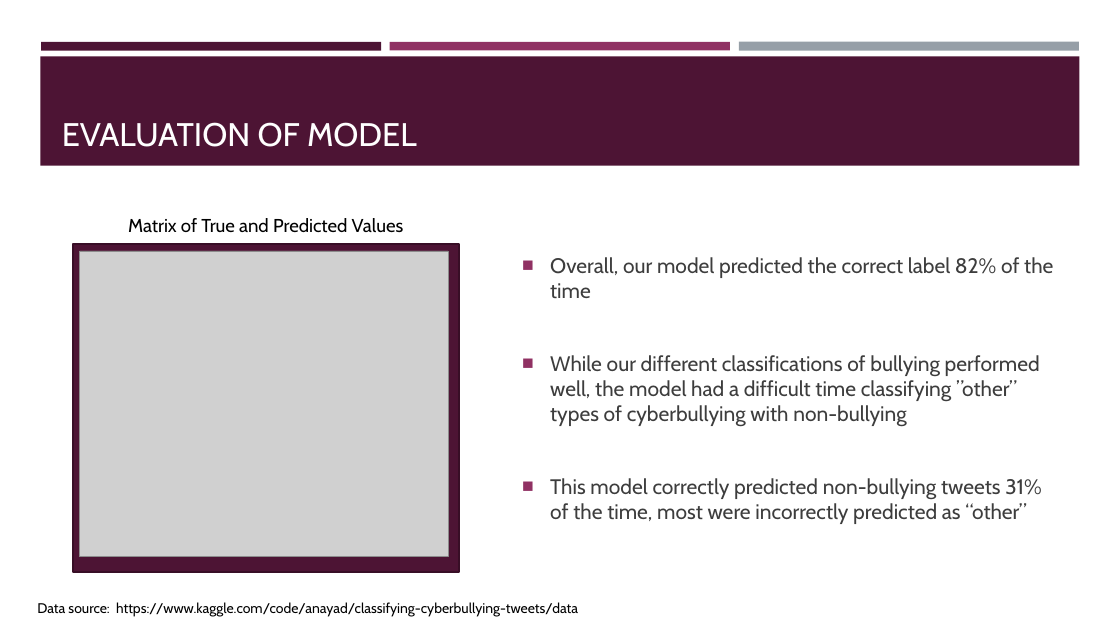
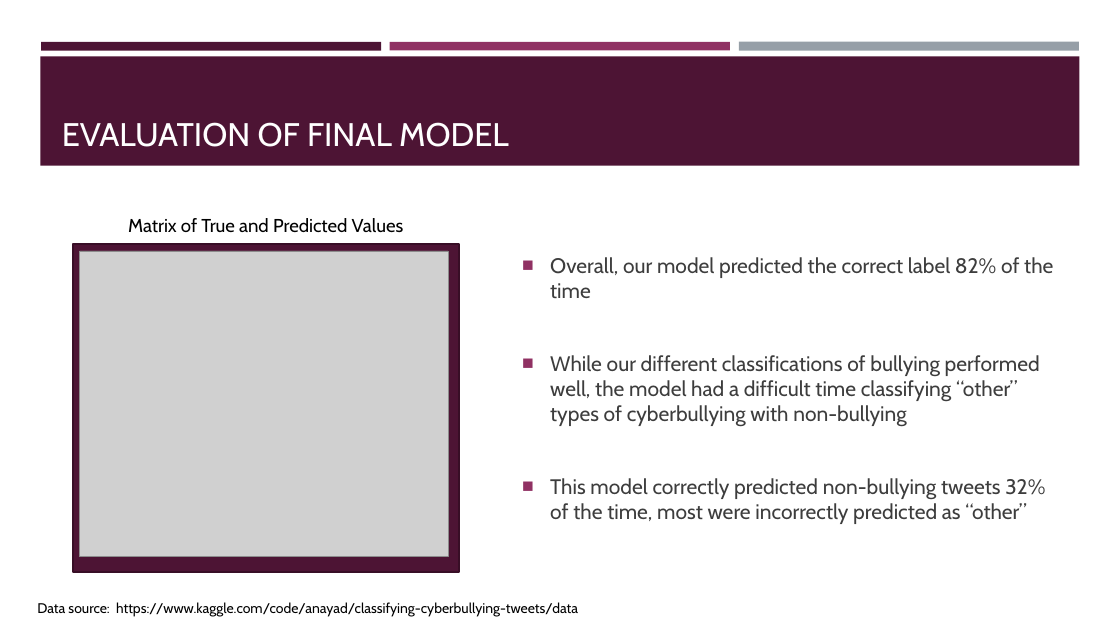
Before and after one commit to sabinabains/dsc-phase-4-project, a slide deck: slide 6 of dsc-phase-4-project-presentation 8.1.pptx. Drawn at 1120x630 pixels with LibreOffice and Linux fonts; fonts in the diff are those of the drawing; grey boxes stand for pictures. Boxes give left, top, right and bottom in pixels: in the first picture for what was removed or moved away, otherwise in the second. Text is boxed around its words. In the diff, an @@ line names an element or a change of style, - is before the commit and + after.

```diff
--- a/dsc-phase-4-project-presentation 8.1.pptx
+++ b/dsc-phase-4-project-presentation 8.1.pptx
@@ title at [62, 122, 509, 147]: text changed @@
-EVALUATION OF MODEL
+EVALUATION OF FINAL MODEL
@@ text at [550, 355, 1045, 524]: text changed @@
-■ While our different classifications of bullying performed well, the model had a difficult time classifying ”other” types of cyberbullying with non-bullying
-■ This model correctly predicted non-bullying tweets 31% of the time, most were incorrectly predicted as “other”
+■ While our different classifications of bullying performed well, the model had a difficult time classifying “other” types of cyberbullying with non-bullying
+■ This model correctly predicted non-bullying tweets 32% of the time, most were incorrectly predicted as “other”
```
Also in this commit, not shown: 6 other slides changed, 3 other files.
